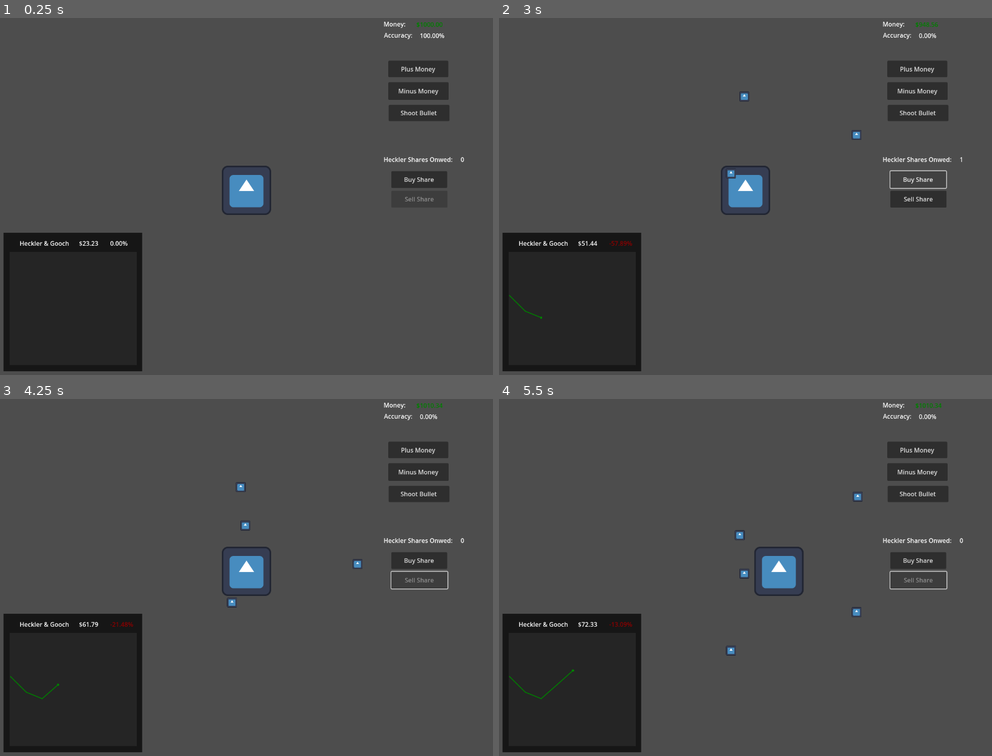
Above: before the commit, frames 1-4 (two rows, left to right).
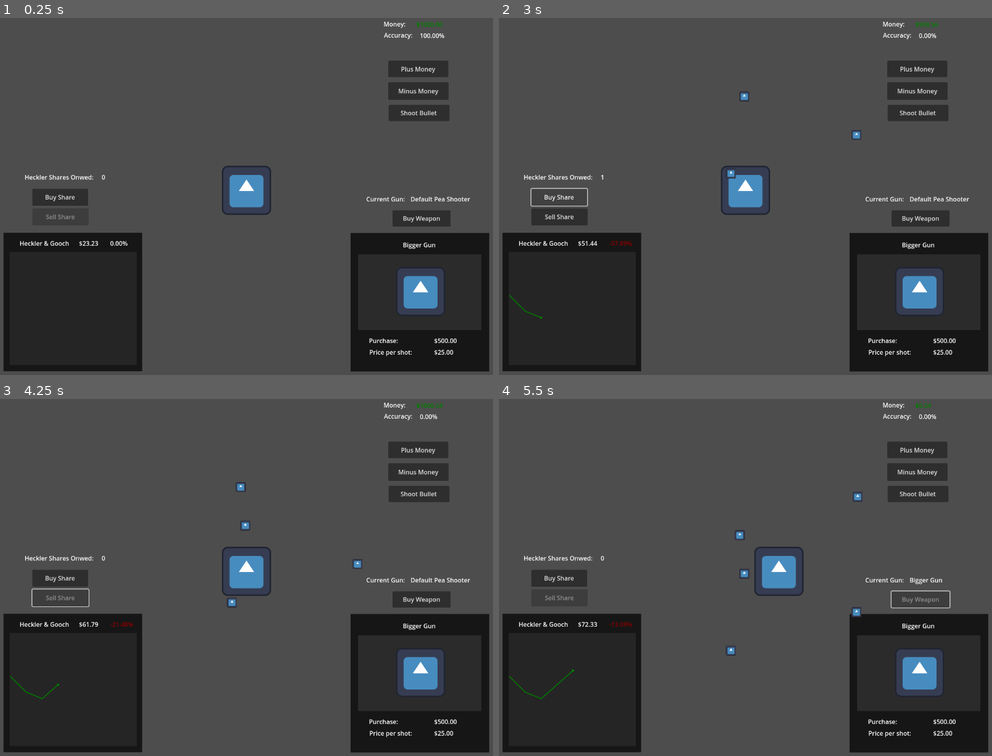
Above: after the commit, the same moments.

Repository: jsatof/bullet_hell_jam_v
Game: Godot game, scene res://Scenes/Main.tscn
Two runs of this game, one before a commit and one after it. Both use one fixed random seed, a clock stepped at 60 frames per second and the inputs below. The engine's default icon, where the game draws it, is replaced by a stand-in: a white triangle on a blue panel in a dark square.
Inputs (mouse positions are in pixels of both pictures, inside the frame that each line leads up to):
- Up to frame 1 (0.25 s): no input
- Up to frame 2 (3 s): click "Plus Money" at 0.5 s; click "Minus Money" at 1.25 s; click "Shoot Bullet" at 2 s; click "Buy Share" at 2.75 s
- Up to frame 3 (4.25 s): click "Sell Share" at 3.5 s
- Up to frame 4 (5.5 s): click (922, 598) at 4.25 s, where only the run after the commit has a clickable "Buy Weapon"; tap Enter at 5 s; move the mouse to (853, 552) at 5.02 s; hold D (move_right) from 5.03 s (still down); tap J at 5.1 s; click (853, 552) at 5.17 s

The runs differ from the first frame. In frame 1, 12% of the frame differs, in the area x 5-100%, y 38-99%; in frame 2, 12%; in frame 3, 12%, in the area x 5-100%, y 1-99%; in frame 4, 12%.

Commit message:
Simple shop UI (#4)
* Add global singleton for game state data

* Enabled the vim plugin in the addons/ dir

* Stock Market ui Widget

In the level ui scene, create and add a widget that ticks as new stock
values update.
Displays the graph, draws the lines, and shows the price value along
with a percent differential between the previous price value.

* Add test buttons to interact with the stock market

A "Buy Share" button to use funds to purchase a stock share.
A "Sell Share" button to sell a share of an owned stock and add funds
back to inventory.

* Create shop

Added a simple shop that displays information about a gun and an option
to purchase. The test button buys the weapon and should update the
bullet cost and equipped weapon label

* Shop UX/UI update plus refactor

The test buttons are functional. Buy a gun from the shop if funds are
available. The button is disabled when there aren't enough funds.

Refactor Items:
	- Collapse code blocks into simpler
	- Make guns Dictionary types rather than Array
	- Add detection for which gun fired to bill the player properly

Diff:
--- /dev/null
+++ b/Scenes/GunShop.tscn
@@ -0,0 +1,80 @@
+[gd_scene load_steps=3 format=3 uid="uid://5557dvy4b3to"]
+
+[ext_resource type="Script" path="res://Scripts/GunShop.gd" id="1_qm3ll"]
+[ext_resource type="Texture2D" uid="uid://cwaqx1vlgv32g" path="res://icon.svg" id="1_ytpni"]
+
+[node name="GunShop" type="Control"]
+layout_mode = 3
+anchors_preset = 15
+anchor_right = 1.0
+anchor_bottom = 1.0
+grow_horizontal = 2
+grow_vertical = 2
+script = ExtResource("1_qm3ll")
+
+[node name="BGColorRect" type="ColorRect" parent="."]
+layout_mode = 0
+offset_right = 360.0
+offset_bottom = 360.0
+color = Color(0.0862745, 0.0862745, 0.0862745, 1)
+
+[node name="GunImageRegion" type="Control" parent="."]
+anchors_preset = 0
+offset_left = 20.0
+offset_top = 55.0
+offset_right = 340.0
+offset_bottom = 252.0
+
+[node name="GunImageBGColorRect" type="ColorRect" parent="GunImageRegion"]
+layout_mode = 0
+offset_right = 320.0
+offset_bottom = 197.0
+color = Color(0.169245, 0.169245, 0.169245, 1)
+
+[node name="GunImageSprite2D" type="Sprite2D" parent="GunImageRegion"]
+position = Vector2(162, 97)
+texture = ExtResource("1_ytpni")
+
+[node name="GunNameLabel" type="Label" parent="."]
+layout_mode = 0
+offset_left = 41.0
+offset_top = 19.0
+offset_right = 318.0
+offset_bottom = 42.0
+text = "The Chungus-inator"
+horizontal_alignment = 1
+vertical_alignment = 1
+
+[node name="PurchaseLabel" type="Label" parent="."]
+layout_mode = 0
+offset_left = 48.0
+offset_top = 268.0
+offset_right = 131.0
+offset_bottom = 291.0
+text = "Purchase:"
+
+[node name="PricePerShotLabel" type="Label" parent="."]
+layout_mode = 0
+offset_left = 49.0
+offset_top = 298.0
+offset_right = 89.0
+offset_bottom = 321.0
+text = "Price per shot:"
+
+[node name="PurchaseValueLabel" type="Label" parent="."]
+layout_mode = 0
+offset_left = 217.0
+offset_top = 268.0
+offset_right = 278.0
+offset_bottom = 291.0
+text = "$69.69
+"
+
+[node name="PricePerShotValueLabel" type="Label" parent="."]
+layout_mode = 0
+offset_left = 217.0
+offset_top = 298.0
+offset_right = 278.0
+offset_bottom = 321.0
+text = "$69.69
+"
--- a/Scenes/LevelUI.tscn
+++ b/Scenes/LevelUI.tscn
@@ -1,7 +1,8 @@
-[gd_scene load_steps=3 format=3 uid="uid://ccejxm28iefik"]
+[gd_scene load_steps=4 format=3 uid="uid://ccejxm28iefik"]
 
 [ext_resource type="Script" path="res://Scripts/LevelUI.gd" id="1_cjrv7"]
 [ext_resource type="PackedScene" uid="uid://bqr8gvqlrjdmp" path="res://Scenes/StockGraph.tscn" id="2_y6mi4"]
+[ext_resource type="PackedScene" uid="uid://5557dvy4b3to" path="res://Scenes/GunShop.tscn" id="3_ijx18"]
 
 [node name="LevelUI" type="Control"]
 layout_mode = 3
@@ -68,10 +69,11 @@
 anchors_preset = 1
 anchor_left = 1.0
 anchor_right = 1.0
-offset_left = -284.0
-offset_top = 387.0
-offset_right = -84.0
-offset_bottom = 410.0
+offset_left = -1216.0
+offset_top = 433.0
+offset_right = -1016.0
+offset_bottom = 456.0
+
 grow_horizontal = 0
 text = "Heckler Shares Onwed:     "
 
@@ -80,10 +82,10 @@
 anchors_preset = 1
 anchor_left = 1.0
 anchor_right = 1.0
-offset_left = -84.0
-offset_top = 387.0
-offset_right = -10.0
-offset_bottom = 410.0
+offset_left = -1016.0
+offset_top = 433.0
+offset_right = -942.0
+offset_bottom = 456.0
 grow_horizontal = 0
 text = "0"
 
@@ -93,6 +95,15 @@
 offset_top = 597.0
 offset_right = -911.0
 offset_bottom = -9.0
+
+
+[node name="GunShop" parent="." instance=ExtResource("3_ijx18")]
+layout_mode = 1
+offset_left = 910.0
+offset_top = 590.0
+offset_right = -10.0
+offset_bottom = -10.0
+
 
 [node name="TestButtons" type="Control" parent="."]
 anchors_preset = 0
@@ -126,17 +137,42 @@
 
 [node name="SellShareButton" type="Button" parent="TestButtons"]
 layout_mode = 0
-offset_left = 1016.0
-offset_top = 480.0
-offset_right = 1162.0
-offset_bottom = 524.0
+offset_left = 84.0
+offset_top = 526.0
+offset_right = 230.0
+offset_bottom = 570.0
+
 disabled = true
 text = "Sell Share"
 
 [node name="BuyShareButton" type="Button" parent="TestButtons"]
 layout_mode = 0
-offset_left = 1016.0
-offset_top = 429.0
-offset_right = 1161.0
-offset_bottom = 473.0
+offset_left = 84.0
+offset_top = 475.0
+offset_right = 229.0
+offset_bottom = 519.0
 text = "Buy Share"
+
+[node name="BuyGunButton" type="Button" parent="TestButtons"]
+layout_mode = 0
+offset_left = 1019.0
+offset_top = 531.0
+offset_right = 1170.0
+offset_bottom = 573.0
+text = "Buy Weapon"
+
+[node name="EquippedGunNameLabel" type="Label" parent="."]
+layout_mode = 0
+offset_left = 951.0
+offset_top = 490.0
+offset_right = 1058.0
+offset_bottom = 517.0
+text = "Current Gun:"
+
+[node name="EquippedGunValueLabel" type="Label" parent="."]
+layout_mode = 0
+offset_left = 1066.0
+offset_top = 490.0
+offset_right = 1173.0
+offset_bottom = 517.0
+text = "Default Pea Shooter"
--- /dev/null
+++ b/Scripts/GunShop.gd
@@ -0,0 +1,15 @@
+extends Control
+
+@onready var gun_name := $GunNameLabel
+@onready var gun_price := $PurchaseValueLabel
+@onready var gun_bullet_cost := $PricePerShotValueLabel
+@onready var global := get_node("/root/GlobalState")
+
+func _ready():
+	assert(global)
+	update_labels()
+
+func update_labels():
+	gun_name.text = global.current_purchasable_gun["name"]
+	gun_price.text = "$%.2f" % global.current_purchasable_gun["shopprice"]
+	gun_bullet_cost.text = "$%.2f" % global.current_purchasable_gun["bulletcost"]
--- a/Scripts/LevelUI.gd
+++ b/Scripts/LevelUI.gd
@@ -1,72 +1,69 @@
 extends Control
 
+@onready var global := get_node("/root/GlobalState")
 @onready var money_value := $MoneyValueLabel
 @onready var accuracy_value := $AccuracyValueLabel
 @onready var shares_owned_value := $SharesOwnedValueLabel
-@onready var global := get_node("/root/GlobalState")
+@onready var shop_gun_name := $GunNameLabel
+@onready var shop_gun_purchase_value := $PurchaseValueLabel
+@onready var shop_gun_price_per_shot := $PricePerShotValueLabel
+@onready var gun_image_region := $GunImageRegion
+@onready var equipped_gun_value := $EquippedGunValueLabel
+
 
 @onready var shoot_button := $TestButtons/ShootBulletButton
 @onready var boost_money := $TestButtons/BoostMoneyButton
 @onready var subtract_money := $TestButtons/SubtractMoneyButton
 @onready var buy_share_button := $TestButtons/BuyShareButton
 @onready var sell_share_button := $TestButtons/SellShareButton
+@onready var buy_gun_button := $TestButtons/BuyGunButton
 
-func _ready():
+func _ready() -> void:
 	money_value.text = "$%.2f" % global.money
 	money_value.add_theme_color_override("font_color", Color.WEB_GREEN)
 	accuracy_value.text = "%.2f%%" % global.accuracy
 
 	shoot_button.button_down.connect(on_shoot_button)
-	boost_money.button_down.connect(on_boost_money)
-	subtract_money.button_down.connect(on_subtract_money)
+	boost_money.button_down.connect(global.add_money, 100.0)
+	subtract_money.button_down.connect(global.add_money, -100.0)
 	buy_share_button.button_down.connect(on_buy_share_pressed)
 	sell_share_button.button_down.connect(on_sell_share_pressed)
+	buy_gun_button.button_down.connect(on_buy_gun_pressed)
 
-func on_shoot_button():
-	global.bullet_count += 1
-	if randi() % 2 == 0:
-		global.hit_count += 1
+#  TODO: proper detection on a bullet collision is a priority
+func on_shoot_button() -> void:
+	global.simulate_bullet_fired()
+	var acc: float = global.get_accuracy()
 
-	var new_acc: float = 100.0 * float(global.hit_count) / float(global.bullet_count)
+	accuracy_value.text = "%.2f%%" % acc
+	print("Bullet Count:", global.total_bullet_count)
+	print("Hit Count:", global.hit_count)
+	print("Acc:", acc)
 
-	accuracy_value.text = "%.2f%%" % new_acc
-	print("Bullet Count:", global.bullet_count)
-	print("Hit Count:", global.hit_count)
-	print("Acc:", new_acc)
+func update_money_label() -> void:
+	money_value.text = "$%.2f" % global.money
+	var money_label_color := Color.WEB_GREEN if global.money >= 0 else Color.DARK_RED
+	money_value.add_theme_color_override("font_color", money_label_color)
 
-func update_money():
-	money_value.text = "$%.2f" % global.money
-	if global.money >= 0:
-		money_value.add_theme_color_override("font_color", Color.WEB_GREEN)
-	else:
-		money_value.add_theme_color_override("font_color", Color.DARK_RED)
+func update_stock_owned_label() -> void:
+	shares_owned_value.text = "%d" % global.heckler_shares_owned
+	sell_share_button.disabled = global.heckler_shares_owned == 0
+	buy_share_button.disabled = global.heckler_stock_price > global.money
+	update_money_label()
 
-func update_stock_owned():
-	shares_owned_value.text = "%d" % global.heckler_shares_owned
-	if global.heckler_shares_owned > 0:
-		sell_share_button.disabled = false
-	if global.heckler_shares_owned == 0:
-		sell_share_button.disabled = true
+func update_equipped_gun_label() -> void:
+	equipped_gun_value.text = global.current_equipped_gun["name"]
+	buy_gun_button.disabled = global.money < global.current_purchasable_gun["shopprice"]
 
-	update_money()
+func on_buy_share_pressed() -> void:
+	global.buy_heckler_stock()
+	update_stock_owned_label()
 
-	if global.heckler_stock_price > global.money:
-		buy_share_button.disabled = true
-	else:
-		buy_share_button.disabled = false
+func on_sell_share_pressed() -> void:
+	global.sell_heckler_stock()
+	update_stock_owned_label()
 
-func on_boost_money():
-	global.money += 100.0
-	update_money()
-
-func on_subtract_money():
-	global.money -= 100.0
-	update_money()
-
-func on_buy_share_pressed():
-	global.buy_heckler_stock()
-	update_stock_owned()
-
-func on_sell_share_pressed():
-	global.sell_heckler_stock()
-	update_stock_owned()
+func on_buy_gun_pressed() -> void:
+	global.buy_and_equip_gun_from_shop()
+	update_money_label()
+	update_equipped_gun_label()
--- a/Scripts/StockGraphGraph.gd
+++ b/Scripts/StockGraphGraph.gd
@@ -4,6 +4,8 @@
 @onready var price_label = get_parent().get_node("StockPriceLabel")
 @onready var price_diff_label = get_parent().get_node("StockDiffLabel")
 @onready var color_rect = get_parent().get_node("GraphBGColorRect")
+@onready var timer := get_parent().get_node("Timer")
+
 
 var stock_points: PackedFloat32Array
 
@@ -16,21 +18,24 @@
 	assert(price_label)
 	assert(price_diff_label)
 	assert(color_rect)
+	assert(timer)
 
 func _draw():
 	for i in range(1, len(stock_points)):
-		var start := Vector2(point_size + (i - 1) * color_rect.size.x / 8, stock_points[i - 1])
-		var current := Vector2(point_size + i * color_rect.size.x / 8, stock_points[i])
+		var start: Vector2 = screen_coord_from_stock_points(i - 1)
+		var current: Vector2 = screen_coord_from_stock_points(i)
 		draw_line(start, current, Color.WEB_GREEN, 1, true)
 	# draw circle at last point
 	if len(stock_points) > 0:
 		var last_index := len(stock_points) - 1
-		draw_circle(Vector2(point_size + last_index * color_rect.size.x / 8, stock_points[last_index]), point_size, Color.WEB_GREEN)
+		draw_circle(screen_coord_from_stock_points(last_index), point_size, Color.WEB_GREEN)
+
 
 # every second the stock prices will update
 # so far only the last 10 points are saved,
 # the oldest will be evicted when a new one comes in if full
 func _on_timer_timeout():
+	print("Current Stock Price: $%.2f" % global.heckler_stock_price)
 	var current_price: float = global.heckler_stock_price
 	var percent_diff: float = global.heckler_percent_diff
 
@@ -45,8 +50,19 @@
 	var new_price_point: float = y_start_pos - scaling * current_price
 	stock_points.push_back(new_price_point)
 
+	# Test code for interacting with stock market
+	if current_price > 70.0:
+		print("Current Stock Price: ", current_price)
+		timer.stop()
+
 	if len(stock_points) >= 10:
 		stock_points = stock_points.slice(1, 10)
 
 	global.set_new_heckler_stock_price()
 	queue_redraw()
+
+func screen_coord_from_stock_points(index: int) -> Vector2:
+	# This condition should never occur, but just in case
+	if index < 0 || index >= len(stock_points):
+		return Vector2(-1000, -1000) # will lead to draw dramatically wild line
+	return Vector2(point_size + index * color_rect.size.x / 8, stock_points[index])
--- a/global_state.gd
+++ b/global_state.gd
@@ -1,6 +1,5 @@
 extends Node
 
-var bullet_count := 0
 var hit_count := 0
 var accuracy := 100.0
 var money := 1000.0
@@ -11,21 +10,75 @@
 var bullet_price := 10.0
 var heckler_shares_owned := 0
 
-var rng := RandomNumberGenerator.new()
+var stock_rng := RandomNumberGenerator.new()
+var test_bullet_rng := RandomNumberGenerator.new()
 
-func _ready():
-	rng.seed = 42069
+const pea_shooter_gun := {
+	"id": 0,
+	"name": "Pea Shooter",
+	"damage": 100.0,
+	"bulletcost": 10.0,
+	"shopprice": 0.0,
+}
+const bigger_gun := {
+	"id": 1,
+	"name": "Bigger Gun",
+	"damage": 250.0,
+	"bulletcost": 25.0,
+	"shopprice": 500.0,
+}
+var current_equipped_gun: Dictionary = pea_shooter_gun
+var current_purchasable_gun: Dictionary = bigger_gun
+
+var pea_shooter_bullet_count := 0
+var bigger_gun_bullet_count := 0
+var total_bullet_count := 0
+
+func _ready() -> void:
+	stock_rng.seed = 42069 # TODO: remove me when finalizing
+	test_bullet_rng.seed = int("doomguy")
 	set_new_heckler_stock_price()
 
-func set_new_heckler_stock_price():
+func set_new_heckler_stock_price() -> void:
 	last_heckler_stock_price = heckler_stock_price
-	heckler_stock_price = rng.randf() * 50.0 + 40.0
+	heckler_stock_price = stock_rng.randf() * 50.0 + 40.0 # range from [40.0, 90.0)
 	heckler_percent_diff = heckler_stock_price - last_heckler_stock_price / heckler_stock_price * 100.0
 
-func buy_heckler_stock():
+func buy_heckler_stock() -> void:
 	heckler_shares_owned += 1
 	money -= heckler_stock_price
+	print("Bought Stock for $", heckler_stock_price)
 
-func sell_heckler_stock():
+func sell_heckler_stock() -> void:
 	heckler_shares_owned -= 1
 	money += heckler_stock_price
+	print("Sold Stock for $", heckler_stock_price)
+
+func add_money(x: float) -> void:
+	money += x
+
+func buy_and_equip_gun_from_shop() -> bool:
+	if current_purchasable_gun["shopprice"] > money:
+		return false
+	current_equipped_gun = current_purchasable_gun
+	money -= current_equipped_gun["shopprice"]
+	return true
+
+func simulate_bullet_fired() -> void:
+	match current_equipped_gun["id"]: # index 2 is the bullet cost
+		0: pea_shooter_bullet_count += 1
+		1: bigger_gun_bullet_count += 1
+
+	total_bullet_count += 1
+
+	if simulate_bullet_hit():
+		hit_count += 1
+
+	accuracy = float(hit_count) / float(total_bullet_count) * 100.0
+	money -= current_equipped_gun["bulletcost"]
+
+func simulate_bullet_hit() -> bool:
+	return test_bullet_rng.randi() % 2 == 0
+
+func get_accuracy() -> float:
+	return accuracy
